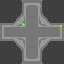
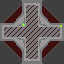
Layers edited between the first and the second 64px x 64px image:
painted on "Paint Layer 1" over (3, 4, 61, 60)
